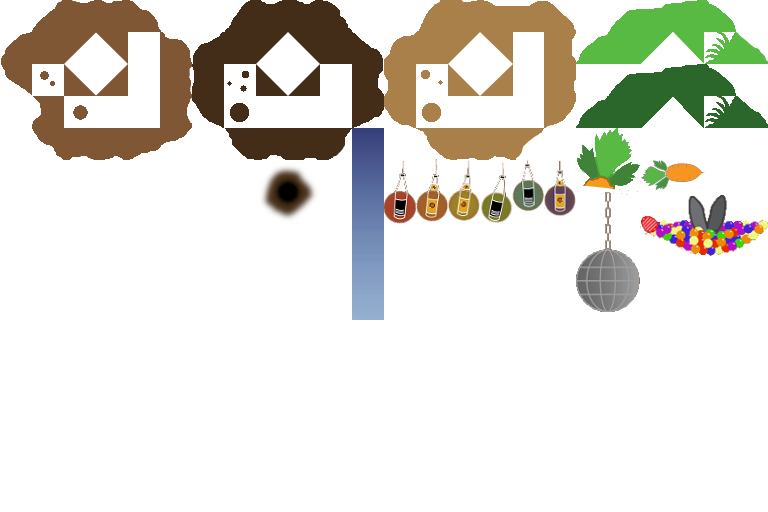
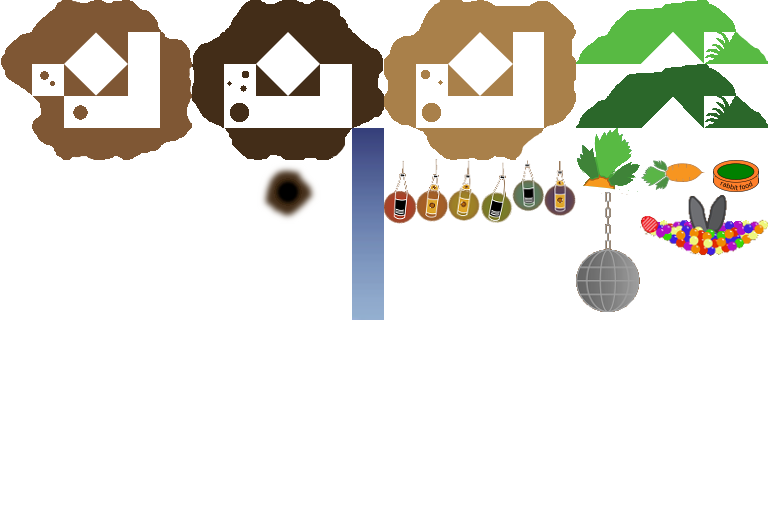
Layers edited between the first and the second 768×512 image:
added layer "napf" above "Eingefügte Ebene" over [left=713, top=160, right=759, bottom=192]
